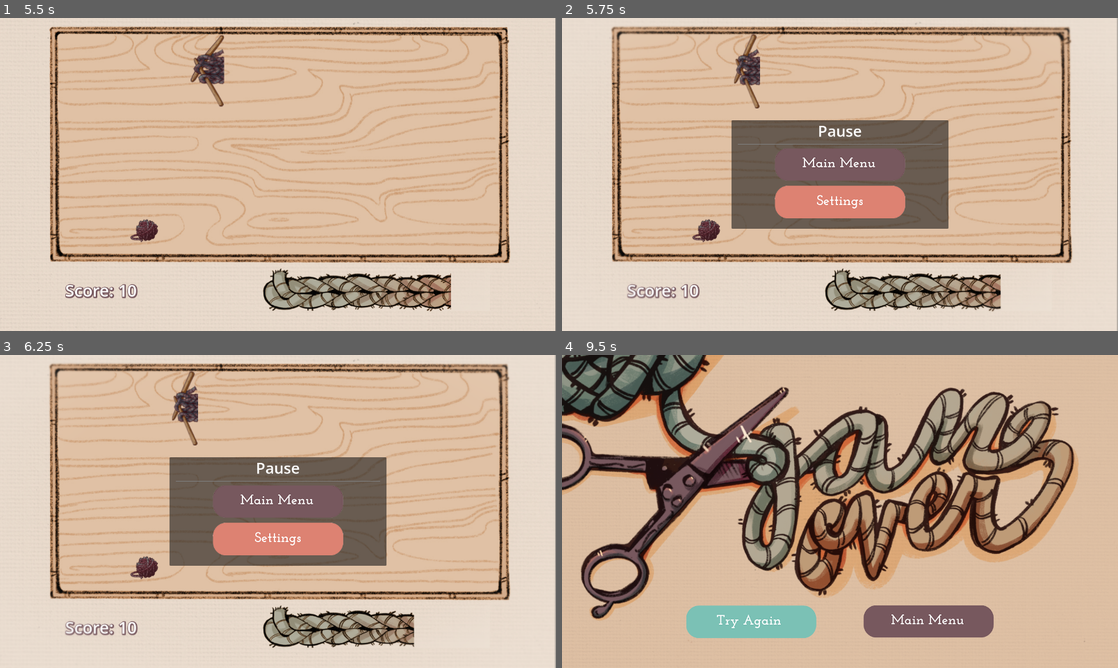
Above: before the commit, frames 1-4 (two rows, left to right).
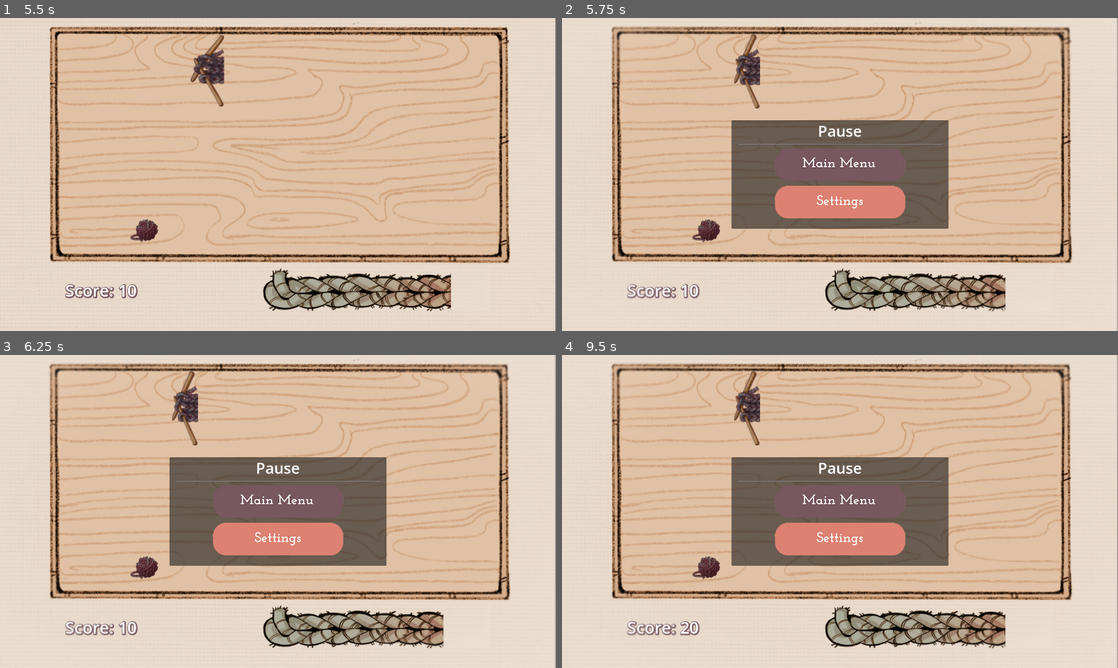
Above: after the commit, the same moments.

Repository: magaly3118/Serpentwine
Game: Godot game, scene res://Scenes/Menu.tscn
The game is run twice, just before and just after one commit, with the same random seed, the same clock (stepped at 60 frames per second) and the same inputs.
Inputs (mouse positions are in pixels of both pictures, inside the frame that each line leads up to):
- Up to frame 1 (5.5 s): click (278, 212) at 0.5 s; hold Right (ui_right) 1.28-2.03 s; hold Down (ui_down) 2.03-2.78 s; hold Right (ui_right) 2.78-3.53 s; hold Up (ui_up) 3.53-4.25 s; click (189, 284) at 4.25 s; hold Left (ui_left) from 5.03 s (still down)
- Up to frame 2 (5.75 s): keep holding Left (ui_left); tap Escape (ui_cancel) at 5.65 s
- Up to frame 3 (6.25 s): keep holding Left (ui_left)
- Up to frame 4 (9.5 s): release Left (ui_left) at 6.53 s; hold Down (ui_down) 6.53-7.28 s; hold Right (ui_right) 7.28-8.03 s; hold Up (ui_up) 8.03-8.78 s; hold Right (ui_right) from 8.78 s (still down)

Frame 1 is identical in both runs. In frame 2, 0.1% of the frame differs, in the area x 78-80%, y 82-94%; in frame 3, 0.6%; in frame 4, 79%, in the area x 0-100%, y 0-100%.

Commit message:
yarn bar pauses with pause

Diff:
--- a/Knit-prototype/Scripts/level.gd
+++ b/Knit-prototype/Scripts/level.gd
@@ -8,6 +8,7 @@
 @onready var timer = get_node("YarnTimer")
 @onready var every_ten = get_node("Every10")
 @onready var pb = get_node("YarnProgress")
+var paused = false
 
 var score = 0
 var time = 0
@@ -91,12 +92,12 @@
 	if (time < 0):
 		score += 10
 		time = time_to_move
+	if(not paused):
+		if every_ten.wait_time <= 0:
+			start_time = start_time - 0.2
+			total_time = start_time
 
-	if every_ten.wait_time <= 0:
-		start_time = start_time - 0.2
-		total_time = start_time
-
-	pb.value = round((timer.time_left/total_time)*100)
+		pb.value = round((timer.time_left/total_time)*100)
 
 
 	if pb.value == 0:
@@ -121,9 +122,11 @@
 			if PauseScene.visible == true:
 				PauseScene.visible = false
 				$scarf/head/knit_sound.play(1)
+				paused = false
 			else:
 				PauseScene.visible = true
 				$scarf/head/knit_sound.stop()
+				paused = true
 			$scarf.toggle_can_move()
 
 func _input(event):
